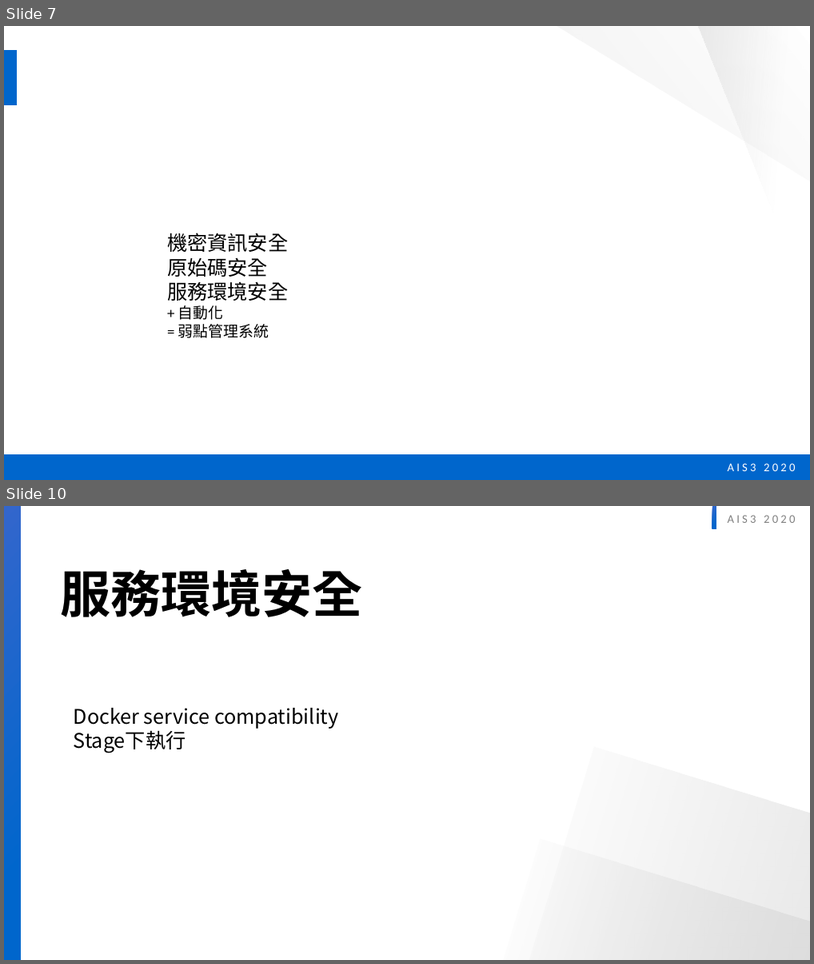
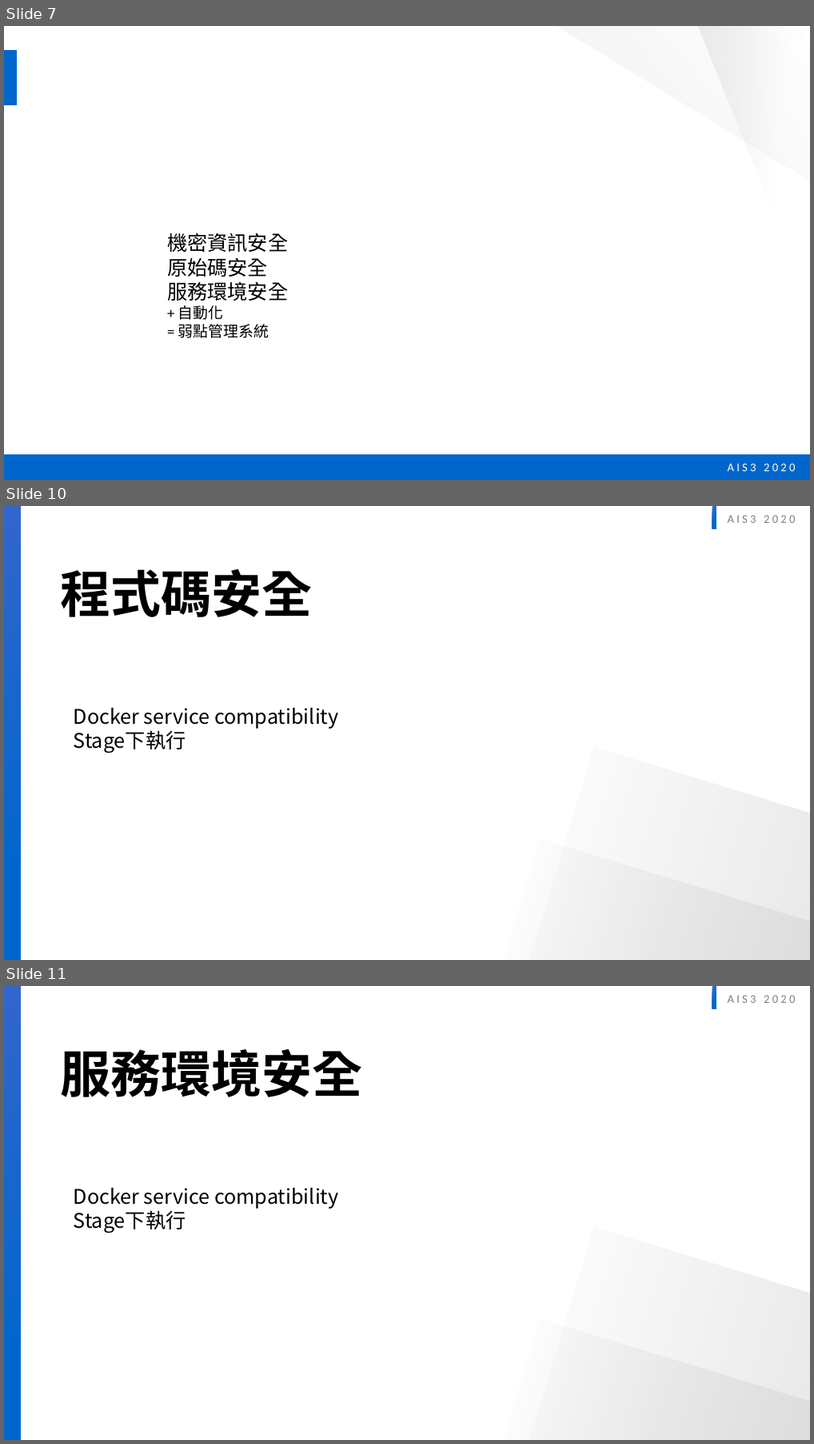
Before and after one commit to twinklestar03/AIS3-Dragon, a slide deck: AIS3 dragon security.pptx. Shown one above the other, each under a label of ours: slides 7 and 10 before the commit, slides 7, 10 and 11 after it; the slides between them are not shown. The pictures are 814x964 and 814x1444 pixels, drawn with LibreOffice and Linux fonts; fonts in the diff are those of the drawing. Boxes give left, top, right and bottom in pixels: in the first picture for what was removed or moved away, otherwise in the second. Text is boxed around its words. In the diff, an @@ line names an element or a change of style, - is before the commit and + after.

```diff
--- a/AIS3 dragon security.pptx
+++ b/AIS3 dragon security.pptx
@@ slide 10 added at (4,506,810,960), background #FFFFFF; not listed: 5 template elements that a slide beside it also shows @@
@@ text added at (60,569,312,617), 60 pt, text #000000, bold @@
+程式碼安全
@@ text added at (74,708,339,753), 24 pt, text #000000 @@
+Docker service compatibility
+Stage下執行
@@ what was slide 10 is now slide 11 @@
```
Also in this commit, not shown: 3 slides changed, 1 other slide added, 1 slide removed.
